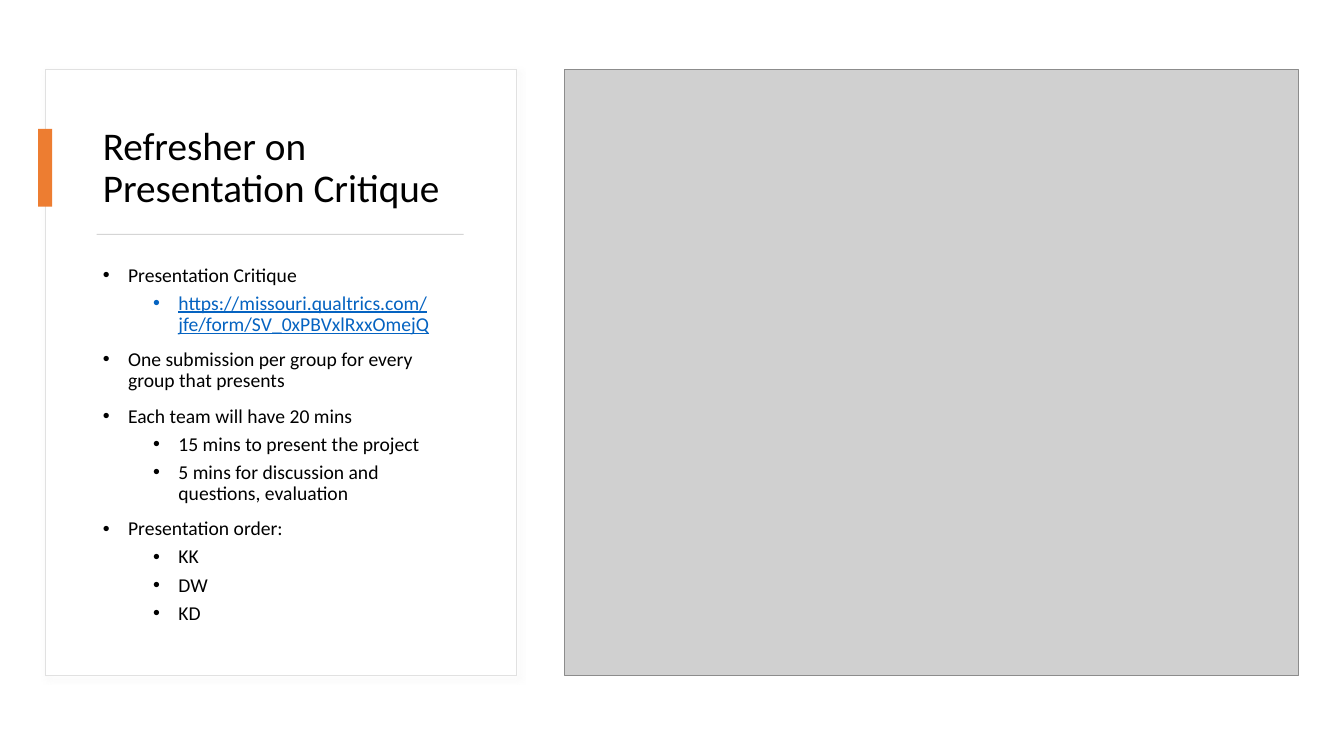
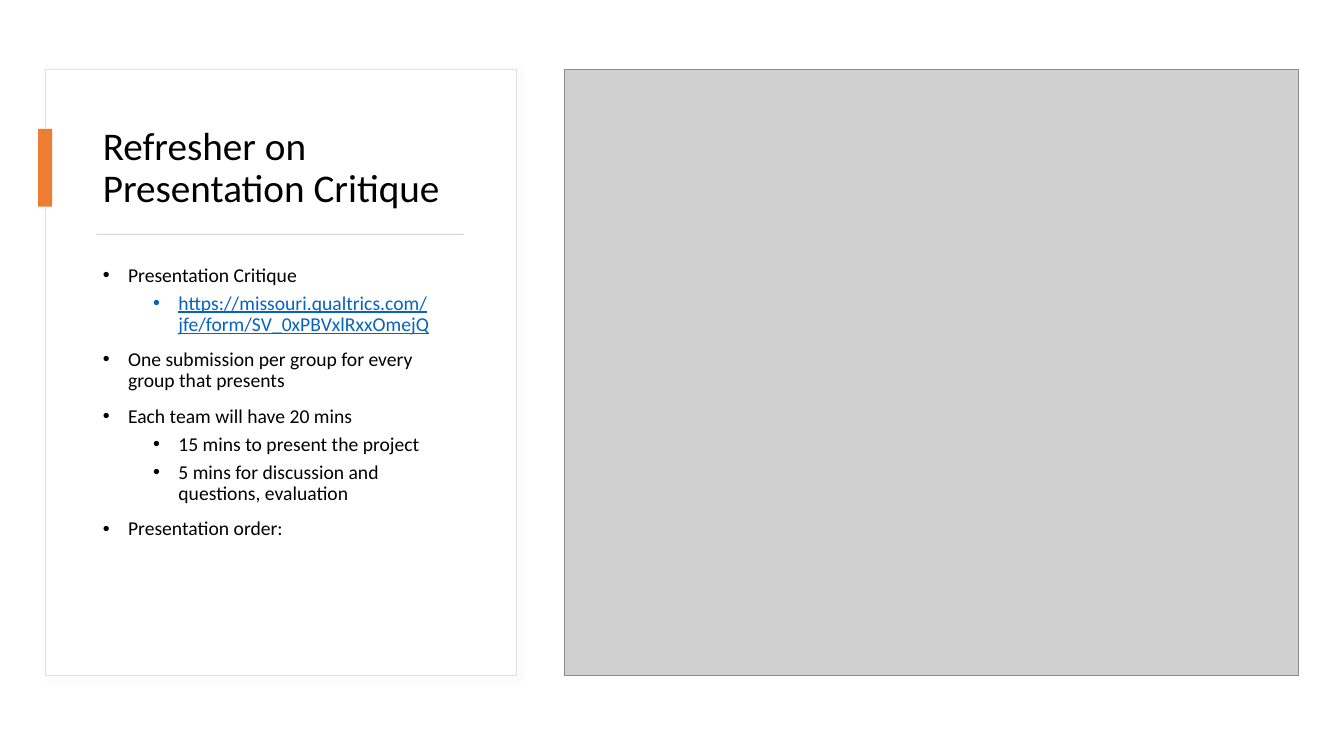
Before and after one commit to mikenguyen13/mar4050_S22, a slide deck: slide 2 of lectures/13/1_presentation.pptx. Drawn at 1344x756 pixels with LibreOffice and Linux fonts; fonts in the diff are those of the drawing; grey boxes stand for pictures. Boxes give left, top, right and bottom in pixels: in the first picture for what was removed or moved away, otherwise in the second. Text is boxed around its words. In the diff, an @@ line names an element or a change of style, - is before the commit and + after.

```diff
--- a/lectures/13/1_presentation.pptx
+++ b/lectures/13/1_presentation.pptx
@@ text at [178, 550, 207, 620]: paragraphs removed @@
-  • KK
-  • DW
-  • KD
```
Also in this commit, not shown: 1 other file.
